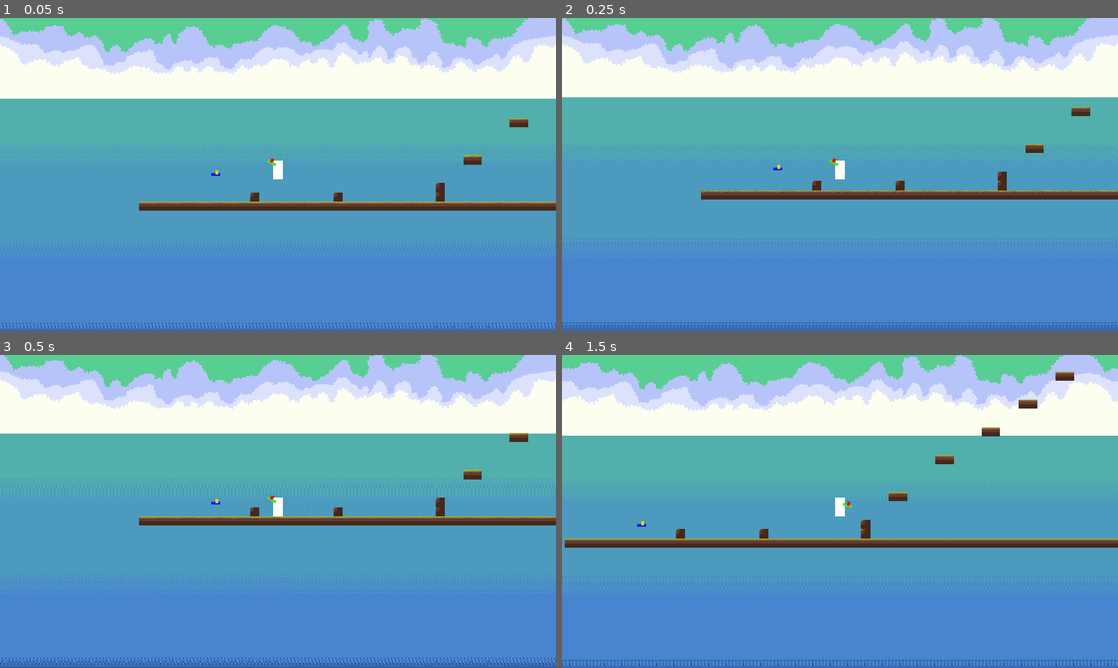
Above: before the commit, frames 1-4 (two rows, left to right).
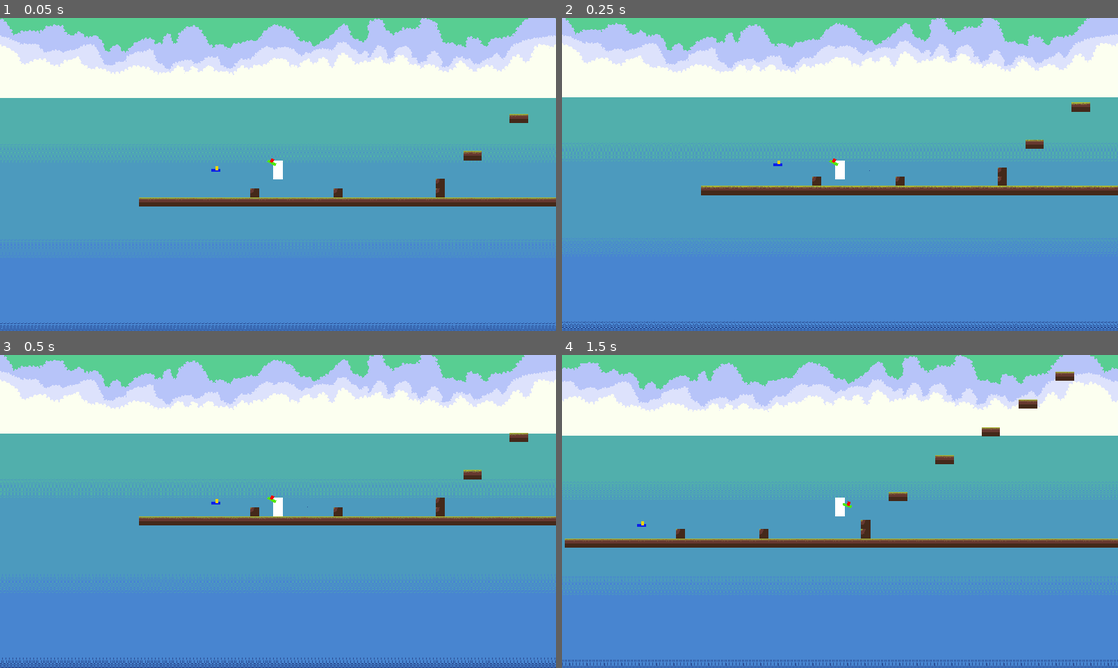
Above: after the commit, the same moments.

Repository: LuizzDutra/Remorse-of-Blue-Pen
Game: Godot game, scene res://Scenes/Levels/Level1.tscn
Same seed, same stepped clock (60 frames per second), same inputs: the game is played once before the commit and once after it. This scene is started directly instead of the project's main scene.
Inputs (mouse positions are in pixels of both pictures, inside the frame that each line leads up to):
- Up to frame 1 (0.05 s): no input
- Up to frame 2 (0.25 s): no input
- Up to frame 3 (0.5 s): no input
- Up to frame 4 (1.5 s): move the mouse to (812, 574) at 0.52 s; hold Shift (dash) 0.53-1.28 s; hold D (move_right) from 0.53 s (still down); tap W (jump) at 0.77 s; move the mouse to (1006, 558) at 1.27 s; tap E (interact) at 1.35 s

The runs differ from the first frame. In frame 1, 5.7% of the frame differs, in the area x 0-100%, y 0-100%; in frame 2, 6.0%; in frame 3, nothing differs; in frame 4, nothing differs.

Commit message:
change player origin position

Diff:
--- a/Scenes/Player.tscn
+++ b/Scenes/Player.tscn
@@ -20,14 +20,14 @@
 
 [node name="Body" type="ColorRect" parent="."]
 margin_left = -16.0
-margin_top = -47.0
+margin_top = -32.0
 margin_right = 16.0
-margin_bottom = 17.0
+margin_bottom = 32.0
 rect_pivot_offset = Vector2( 16, 48 )
 mouse_filter = 2
 
 [node name="Gun" type="Node2D" parent="."]
-position = Vector2( 1, -29 )
+position = Vector2( 1, -14 )
 script = ExtResource( 2 )
 __meta__ = {
 "_edit_group_": true
@@ -55,10 +55,10 @@
 color = Color( 0.952941, 0.027451, 0.027451, 1 )
 
 [node name="CollisionShape2D" type="CollisionShape2D" parent="."]
-position = Vector2( 0, -15 )
 shape = SubResource( 1 )
 
 [node name="HurtBox" type="Area2D" parent="."]
+position = Vector2( 0, 15 )
 collision_layer = 8
 collision_mask = 0
 script = ExtResource( 4 )
@@ -68,6 +68,7 @@
 shape = SubResource( 2 )
 
 [node name="DetectArea" type="Area2D" parent="."]
+position = Vector2( 0, 15 )
 collision_layer = 128
 collision_mask = 0
 script = ExtResource( 4 )
@@ -77,6 +78,8 @@
 shape = SubResource( 2 )
 
 [node name="InteractionArea" type="Area2D" parent="."]
+visible = false
+position = Vector2( 0, 15 )
 collision_layer = 0
 collision_mask = 4
 
@@ -85,13 +88,14 @@
 shape = SubResource( 3 )
 
 [node name="Camera2D" type="Camera2D" parent="."]
+position = Vector2( 0, 15 )
 current = true
 
 [node name="top" type="Position2D" parent="."]
-position = Vector2( 15, -47 )
+position = Vector2( 15, -32 )
 
 [node name="bottom" type="Position2D" parent="."]
-position = Vector2( -15, 17 )
+position = Vector2( -15, 32 )
 
 [node name="DashTimer" type="Timer" parent="."]
 wait_time = 0.2
